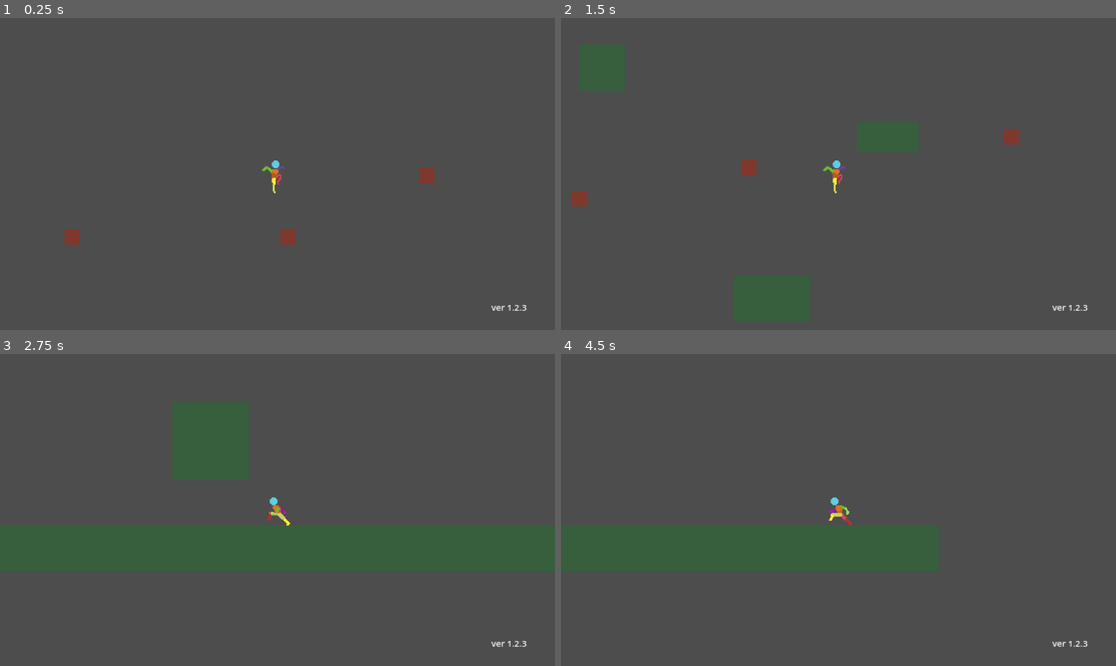
Above: before the commit, frames 1-4 (two rows, left to right).
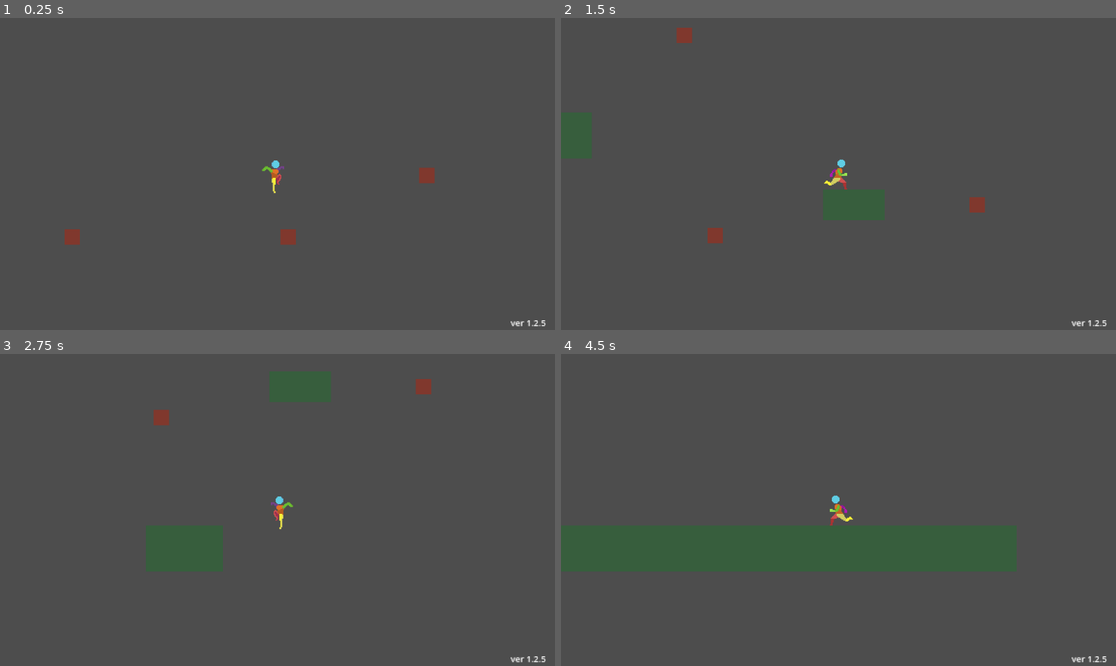
Above: after the commit, the same moments.

Repository: oliver6312/platforming
Game: Godot game, scene res://Scenes/PrototypeLevel.tscn
Same seed, same stepped clock (60 frames per second), same inputs: the game is played once before the commit and once after it.
Inputs:
- Up to frame 1 (0.25 s): no input
- Up to frame 2 (1.5 s): hold Right (ui_right) from 0.53 s (still down); tap Space (dash) at 0.6, 1.35 s; tap Up (jump) at 0.77 s
- Up to frame 3 (2.75 s): tap Up (jump) at 1.52 s; release Right (ui_right) at 2.03 s; hold Left (ui_left) from 2.03 s (still down); tap Space (dash) at 2.1 s
- Up to frame 4 (4.5 s): release Left (ui_left) at 2.78 s; hold Right (ui_right) 2.78-4.28 s; tap Space (dash) at 2.85, 3.6, 4.35 s; tap Up (jump) at 3.02, 3.77 s; hold Left (ui_left) from 4.28 s (still down)

The runs differ from the first frame. In frame 1, 0.1% of the frame differs, in the area x 88-99%, y 91-99%; in frame 2, 1.2%, in the area x 1-99%, y 3-99%; in frame 3, 0.6%; in frame 4, 0.3%.

Commit message:
update 1.2.5
double recoil force
halved attack duration
dash straight forward
smaller strike area
diagonal force when down striking recoil

Diff:
--- a/Scenes/PlayerCharacter.tscn
+++ b/Scenes/PlayerCharacter.tscn
@@ -429,7 +429,7 @@
 [sub_resource type="SpriteFrames" id="SpriteFrames_uvrlg"]
 animations = [{
 "frames": [{
-"duration": 1.0,
+"duration": 0.5,
 "texture": SubResource("AtlasTexture_ftush")
 }],
 "loop": false,
@@ -437,7 +437,7 @@
 "speed": 5.0
 }, {
 "frames": [{
-"duration": 1.0,
+"duration": 0.5,
 "texture": SubResource("AtlasTexture_b25c5")
 }],
 "loop": false,
@@ -445,7 +445,7 @@
 "speed": 5.0
 }, {
 "frames": [{
-"duration": 1.0,
+"duration": 0.5,
 "texture": SubResource("AtlasTexture_ln6y3")
 }],
 "loop": false,
@@ -842,18 +842,26 @@
 [sub_resource type="RectangleShape2D" id="RectangleShape2D_mdaju"]
 size = Vector2(12, 31)
 
-[sub_resource type="RectangleShape2D" id="RectangleShape2D_id6tp"]
-size = Vector2(48, 19)
-
-[sub_resource type="RectangleShape2D" id="RectangleShape2D_r4x55"]
-size = Vector2(19, 48)
+[sub_resource type="CircleShape2D" id="CircleShape2D_cl0yw"]
+
+[sub_resource type="CircleShape2D" id="CircleShape2D_vjvuw"]
+
+[sub_resource type="CircleShape2D" id="CircleShape2D_r4x55"]
+radius = 9.219547
+
+[sub_resource type="CircleShape2D" id="CircleShape2D_id6tp"]
+radius = 9.219544
+
+[sub_resource type="CircleShape2D" id="CircleShape2D_wnmxb"]
+
+[sub_resource type="CircleShape2D" id="CircleShape2D_k5f8r"]
 
 [node name="PlayerCharacter" type="CharacterBody2D" unique_id=1078641646]
 script = ExtResource("1_v7sut")
 
 [node name="AnimatedSprite2D" type="AnimatedSprite2D" parent="." unique_id=657857633]
 sprite_frames = SubResource("SpriteFrames_uvrlg")
-animation = &"attack_weapon_down"
+animation = &"attack_weapon_up"
 
 [node name="CollisionBox" type="CollisionShape2D" parent="." unique_id=1987484218]
 position = Vector2(0, 0.5)
@@ -866,33 +874,35 @@
 
 [node name="RightUpWeapon" type="CollisionShape2D" parent="WeaponHitboxUp" unique_id=881761719]
 unique_name_in_owner = true
-position = Vector2(0, -20)
-shape = SubResource("RectangleShape2D_id6tp")
+position = Vector2(-2, -20)
+shape = SubResource("CircleShape2D_cl0yw")
 debug_color = Color(0.93333334, 0.23529412, 0.27450982, 0.41960785)
 
 [node name="LeftUpWeapon" type="CollisionShape2D" parent="WeaponHitboxUp" unique_id=1910282003]
 unique_name_in_owner = true
-position = Vector2(0, -20)
-shape = SubResource("RectangleShape2D_id6tp")
+position = Vector2(-1, -20)
+shape = SubResource("CircleShape2D_vjvuw")
 debug_color = Color(0.93333334, 0.23529412, 0.27450982, 0.41960785)
 
 [node name="WeaponHitboxDown" type="Area2D" parent="." unique_id=263593156]
 unique_name_in_owner = true
+visible = false
 collision_layer = 3
 collision_mask = 3
 
 [node name="RightDownWeapon" type="CollisionShape2D" parent="WeaponHitboxDown" unique_id=1646368294]
 unique_name_in_owner = true
-position = Vector2(6.999999, 9)
+position = Vector2(6.0000005, 16)
 rotation = -0.7853982
-shape = SubResource("RectangleShape2D_id6tp")
+scale = Vector2(0.9999999, 0.9999999)
+shape = SubResource("CircleShape2D_r4x55")
 debug_color = Color(0.93333334, 0.23529412, 0.27450982, 0.41960785)
 
 [node name="LeftDownWeapon" type="CollisionShape2D" parent="WeaponHitboxDown" unique_id=263637968]
 unique_name_in_owner = true
-position = Vector2(-7, 9)
+position = Vector2(-6, 16)
 rotation = 0.7853982
-shape = SubResource("RectangleShape2D_id6tp")
+shape = SubResource("CircleShape2D_id6tp")
 debug_color = Color(0.93333334, 0.23529412, 0.27450982, 0.41960785)
 
 [node name="WeaponHitboxSide" type="Area2D" parent="." unique_id=883477958]
@@ -903,14 +913,14 @@
 
 [node name="RightSideWeapon" type="CollisionShape2D" parent="WeaponHitboxSide" unique_id=1832676694]
 unique_name_in_owner = true
-position = Vector2(19, 0)
-shape = SubResource("RectangleShape2D_r4x55")
+position = Vector2(17, -1)
+shape = SubResource("CircleShape2D_wnmxb")
 debug_color = Color(0.9343123, 0.23511404, 0.27600113, 0.41960785)
 
 [node name="LeftSideWeapon" type="CollisionShape2D" parent="WeaponHitboxSide" unique_id=747029852]
 unique_name_in_owner = true
-position = Vector2(-19, 0)
-shape = SubResource("RectangleShape2D_r4x55")
+position = Vector2(-17, -1)
+shape = SubResource("CircleShape2D_k5f8r")
 debug_color = Color(0.9343123, 0.23511404, 0.27600113, 0.41960785)
 
 [node name="Camera2D" type="Camera2D" parent="." unique_id=1468216987]
--- a/Scenes/PrototypeLevel.tscn
+++ b/Scenes/PrototypeLevel.tscn
@@ -231,10 +231,10 @@
 position = Vector2(13, -64)
 
 [node name="Label" type="Label" parent="PlayerCharacter" unique_id=693540110]
-offset_left = 222.0
-offset_top = 132.0
-offset_right = 267.0
-offset_bottom = 155.0
+offset_left = 242.0
+offset_top = 148.0
+offset_right = 287.0
+offset_bottom = 171.0
 theme_override_font_sizes/font_size = 9
-text = "ver 1.2.3"
+text = "ver 1.2.5"
 metadata/_edit_use_anchors_ = true
--- a/Scripts/player_character.gd
+++ b/Scripts/player_character.gd
@@ -4,7 +4,7 @@
 @export var run_speed := 400.0
 @export var acceleration := 1800.0
 @export var air_acceleration := 1300.0
-@export var friction := 6000.0
+@export var friction := 4000.0
 @export var run_after_time := 2.0
 
 @export_group("Jump")
@@ -60,7 +60,7 @@
 @onready var right_side_weapon: CollisionShape2D = %RightSideWeapon
 @onready var left_side_weapon: CollisionShape2D = %LeftSideWeapon
 
-@export var weapon_recoil_force := 500.0
+@export var weapon_recoil_force := 1000.0
 var attack_has_recoiled := false
 
 func _ready() -> void:
@@ -225,7 +225,7 @@
 		if x_dir == 0:
 			x_dir = facing
 
-		dash_direction = Vector2(x_dir, 0.5).normalized()
+		dash_direction = Vector2(x_dir, 0).normalized()
 		dash_timer = dash_time
 		can_dash = false
 		velocity = dash_direction * dash_speed
@@ -340,6 +340,9 @@
 		attack_has_recoiled = true
 		can_double_jump = true
 
+		var recoil_direction := -facing
+
+		velocity.x = recoil_direction * weapon_recoil_force * 0.5
 		velocity.y = -weapon_recoil_force
 
 func _on_weapon_hitbox_body_entered(body: Node2D) -> void:
Binary file changed: Sprites/proto_attack_frame_down.png
Binary file changed: Sprites/proto_attack_frame_forward.png
Binary file changed: Sprites/proto_attack_frame_up.png
